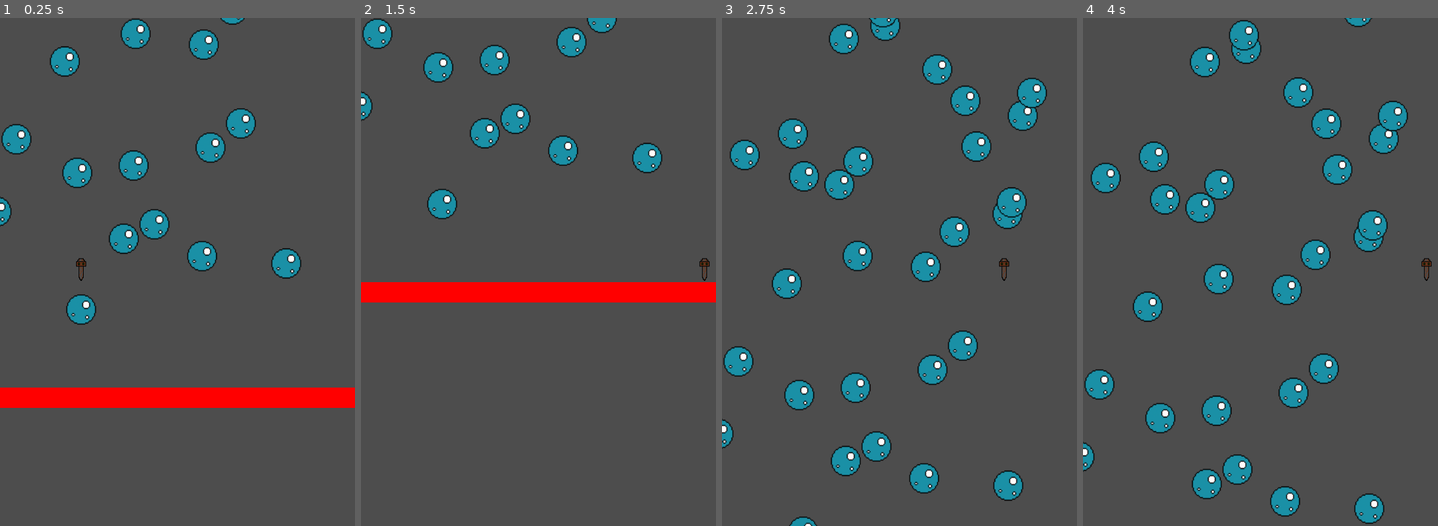
Above: before the commit, frames 1-4 (left to right).
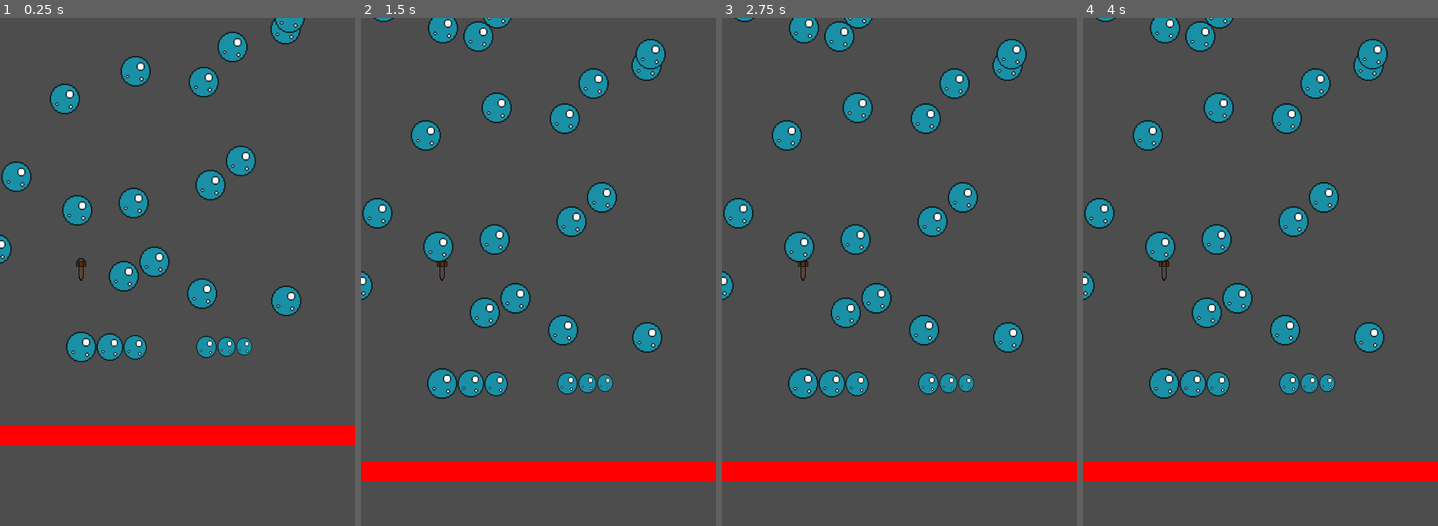
Above: after the commit, the same moments.

Repository: LChip2002/Bubble-Jump
Game: Godot game, scene res://Game.tscn
Same seed, same stepped clock (60 frames per second), same inputs: the game is played once before the commit and once after it.
Inputs:
- Up to frame 1 (0.25 s): no input
- Up to frame 2 (1.5 s): tap Enter (ui_accept) at 0.5, 0.77 s; hold Right (ui_right) from 0.53 s (still down)
- Up to frame 3 (2.75 s): tap Enter (ui_accept) at 1.52 s; release Right (ui_right) at 2.03 s; hold Left (ui_left) from 2.03 s (still down)
- Up to frame 4 (4 s): release Left (ui_left) at 2.78 s; hold Right (ui_right) from 2.78 s (still down); tap Enter (ui_accept) at 3.02, 3.5, 3.77 s

The runs differ from the first frame. In frame 1, 21% of the frame differs, in the area x 0-100%, y 0-85%; in frame 2, 20%; in frame 3, 20%; in frame 4, 22%, in the area x 0-100%, y 0-100%.
Error after the commit: Cannot call method 'queue_free' on a null value. (res://character_body_2d.gd:20)

Commit message:
Test 1 with edited bounce

Diff:
--- a/Game.tscn
+++ b/Game.tscn
@@ -51,6 +51,21 @@
 
 [node name="Bubble" parent="." instance=ExtResource("3_nvgv6")]
 position = Vector2(55, 51)
+
+[node name="Bubble" parent="Bubble" instance=ExtResource("3_nvgv6")]
+position = Vector2(102.431, 59.0074)
+
+[node name="Bubble" parent="Bubble/Bubble" instance=ExtResource("3_nvgv6")]
+position = Vector2(102.33, 59.4979)
+
+[node name="Bubble" parent="Bubble/Bubble/Bubble" instance=ExtResource("3_nvgv6")]
+position = Vector2(216.71, 57.9616)
+
+[node name="Bubble" parent="Bubble/Bubble/Bubble/Bubble" instance=ExtResource("3_nvgv6")]
+position = Vector2(104.026, 58.3855)
+
+[node name="Bubble" parent="Bubble/Bubble/Bubble/Bubble/Bubble" instance=ExtResource("3_nvgv6")]
+position = Vector2(104.026, 58.3855)
 
 [node name="Player" type="CharacterBody2D" parent="."]
 position = Vector2(427, 497)
--- a/character_body_2d.gd
+++ b/character_body_2d.gd
@@ -15,7 +15,10 @@
 	# Handles bubble jump
 	var collision = move_and_collide(velocity * delta)
 	if collision:
-		velocity = velocity.bounce(collision.get_normal())
+		#velocity = velocity.bounce(collision.get_normal())
+		velocity.y = JUMP_VELOCITY
+		$Bubble.queue_free()
+
 
 	# Get the input direction and handle the movement/deceleration.
 	# As good practice, you should replace UI actions with custom gameplay actions.
Not shown, added: export_presets.cfg
Not shown, added: GGJ.console.exe
Not shown, added: GGJ.exe
Not shown, added: GGJ.pck
